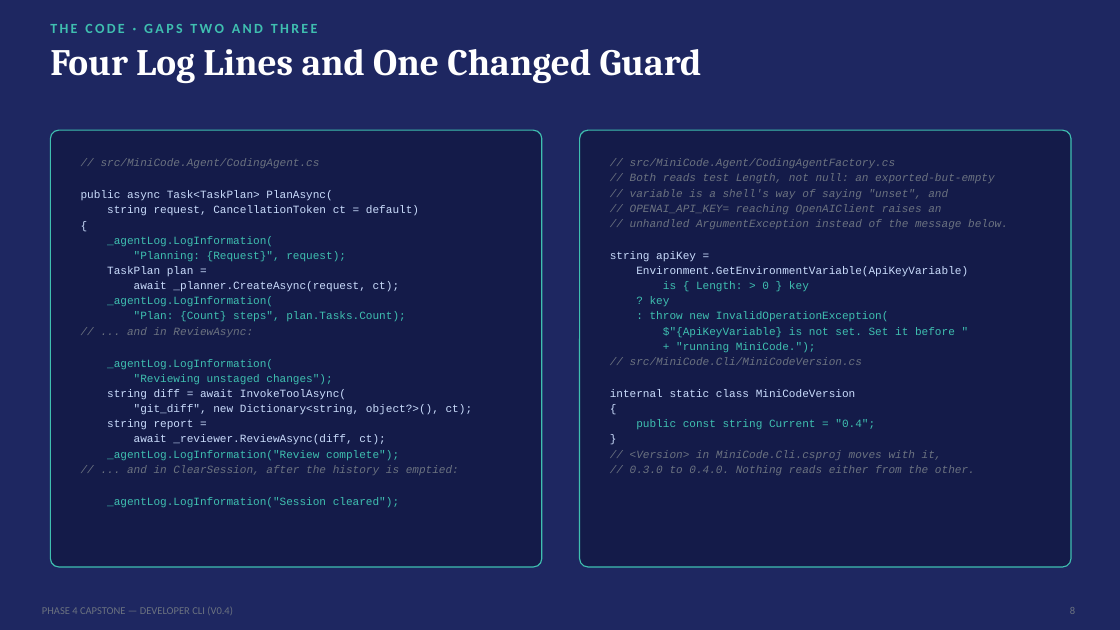
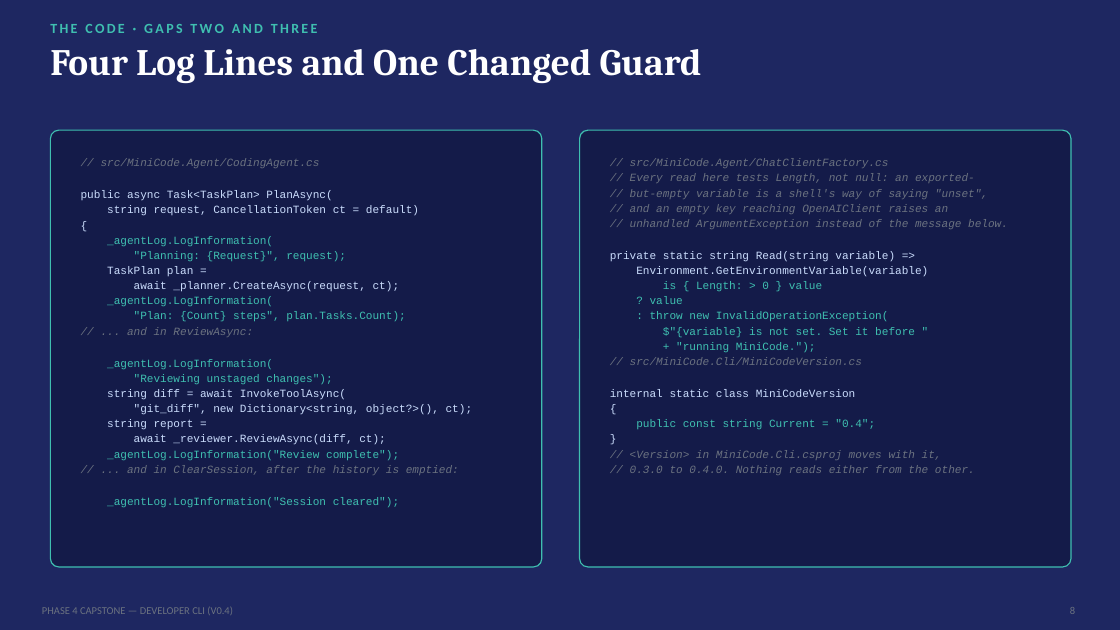
Before and after one commit to SeattleDiver/MAF-MiniCode, a slide deck: slide 8 of Projects/Phase4-Capstone-DeveloperCli/Phase4 Capstone - Developer CLI.pptx. Drawn at 1120x630 pixels with LibreOffice and Linux fonts; fonts in the diff are those of the drawing. Boxes give left, top, right and bottom in pixels: in the first picture for what was removed or moved away, otherwise in the second. Text is boxed around its words. In the diff, an @@ line names an element or a change of style, - is before the commit and + after.

```diff
--- a/Projects/Phase4-Capstone-DeveloperCli/Phase4 Capstone - Developer CLI.pptx
+++ b/Projects/Phase4-Capstone-DeveloperCli/Phase4 Capstone - Developer CLI.pptx
@@ text at [630, 158, 988, 214]: text changed @@
-// src/MiniCode.Agent/CodingAgentFactory.cs
-// Both reads test Length, not null: an exported-but-empty
-// variable is a shell's way of saying "unset", and
-// OPENAI_API_KEY= reaching OpenAIClient raises an
+// src/MiniCode.Agent/ChatClientFactory.cs
+// Every read here tests Length, not null: an exported-
+// but-empty variable is a shell's way of saying "unset",
+// and an empty key reaching OpenAIClient raises an
@@ text at [610, 251, 928, 276]: text changed @@
-string apiKey =
-Environment.GetEnvironmentVariable(ApiKeyVariable)
+private static string Read(string variable) =>
+Environment.GetEnvironmentVariable(variable)
@@ text at [650, 281, 822, 304]: text changed @@
-is { Length: > 0 } key
-? key
+is { Length: > 0 } value
+? value
@@ text at [663, 327, 915, 338]: text changed @@
-$"{ApiKeyVariable} is not set. Set it before "
+$"{variable} is not set. Set it before "
```
Also in this commit, not shown: 56 other files.
